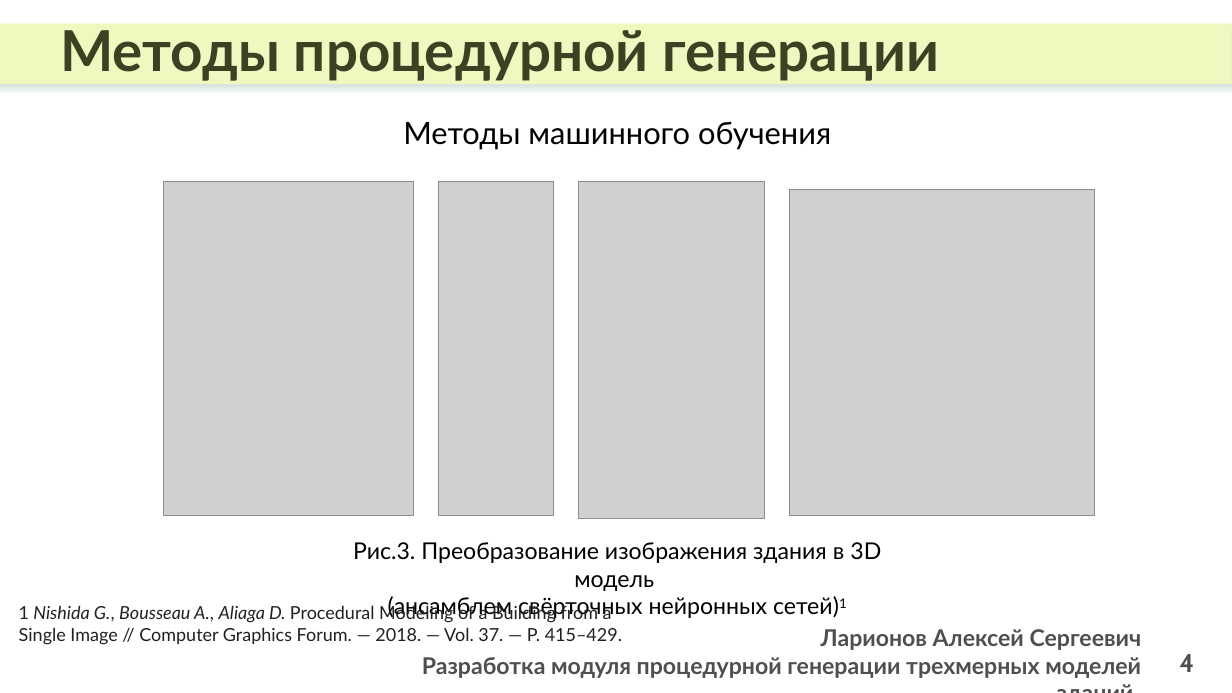
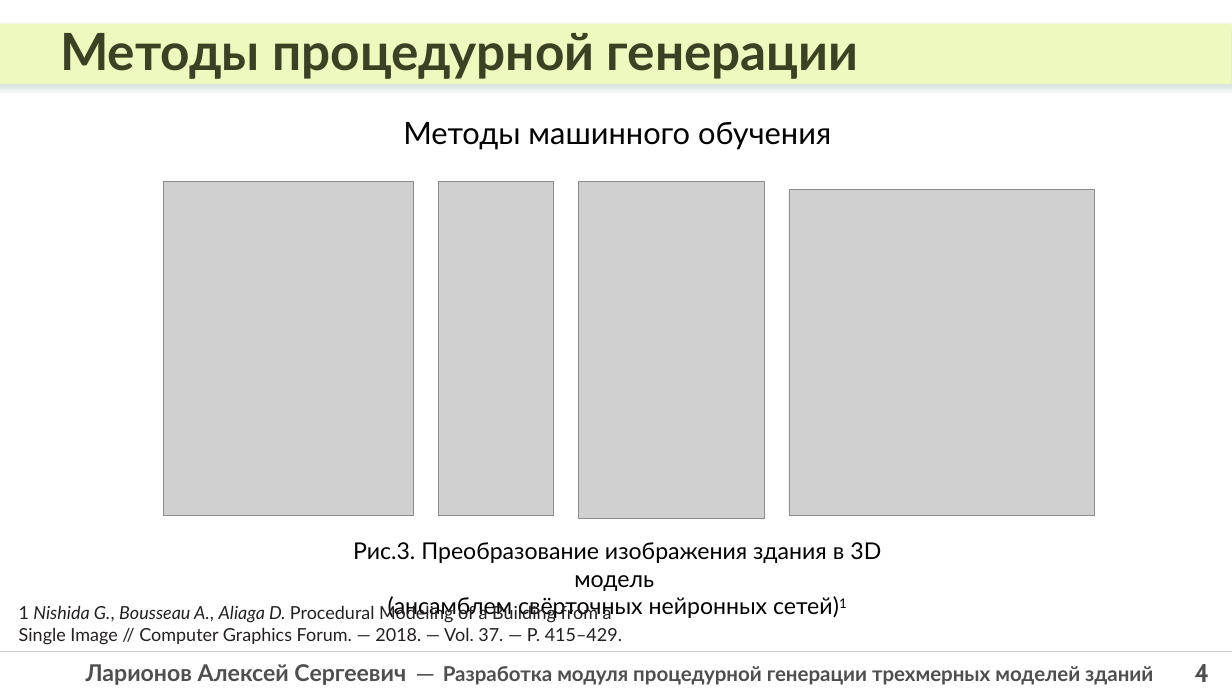
Before and after one commit to laralex/polytech-bachelor-thesis, a slide deck: slide 4 of defence/Ларионов_АС_ВКР_слайды.pptx. Drawn at 1232x693 pixels with LibreOffice and Linux fonts; fonts in the diff are those of the drawing; grey boxes stand for pictures. Boxes give left, top, right and bottom in pixels: in the first picture for what was removed or moved away, otherwise in the second. Text is boxed around its words. In the diff, an @@ line names an element or a change of style, - is before the commit and + after.

```diff
--- a/defence/Ларионов_АС_ВКР_слайды.pptx
+++ b/defence/Ларионов_АС_ВКР_слайды.pptx
@@ text "Методы процедурной генерации" at box(60, 33, 858, 79): size 44 to 40 pt @@
@@ line added from (0, 652) to (1232, 652), #D0CECE 1 pt @@
@@ text "4": place and size @@
-text "4" at box(1179, 654, 1194, 672)
+text "4" at box(1194, 664, 1209, 682)
@@ text "4" at box(1194, 664, 1209, 682): alignment right to centre @@
@@ text at box(86, 664, 1153, 685): text changed; size 18 to 16 pt @@
-Ларионов Алексей Сергеевич
-Разработка модуля процедурной генерации трехмерных моделей зданий
+Ларионов Алексей Сергеевич ─ Разработка модуля процедурной генерации трехмерных моделей зданий
```
Also in this commit, not shown: 14 other slides changed, 1 slide added, 3 other files.
